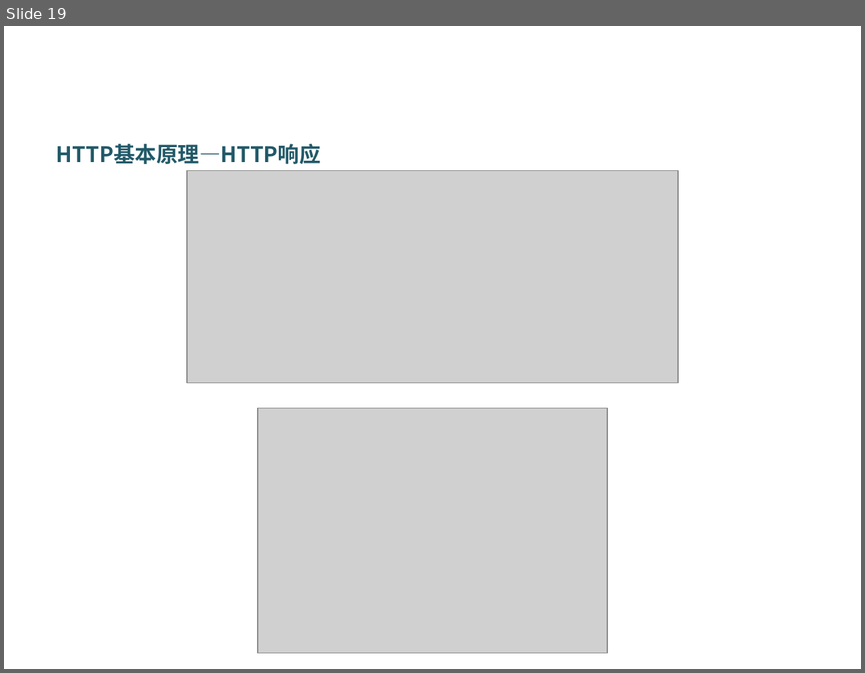
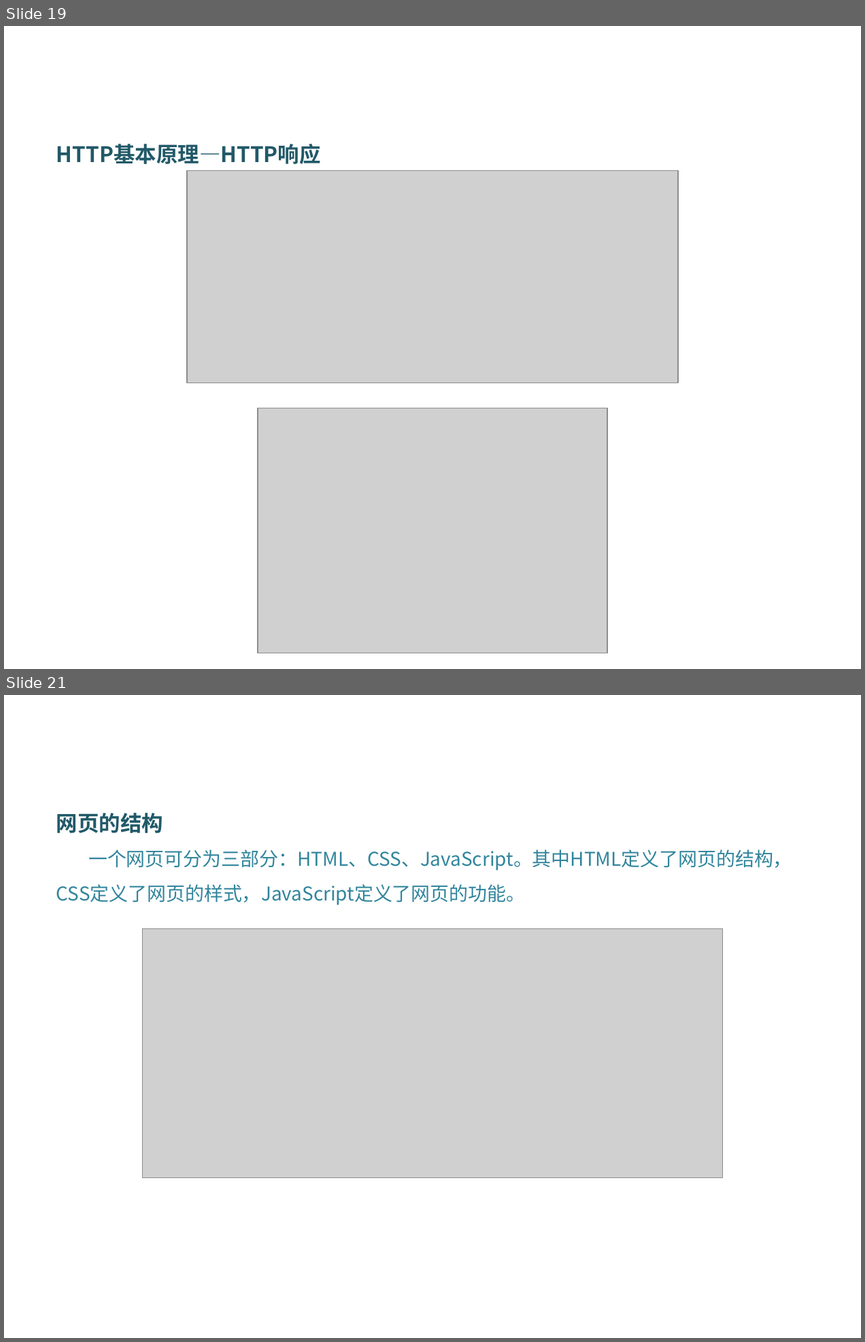
Before and after one commit to DataScienceCoding/Python-Web-Crawler, a slide deck: Python-Web-Crawler.pptx. Shown one above the other, each under a label of ours: slide 19 before the commit, slides 19 and 21 after it; the slides between them are not shown. The pictures are 865x673 and 865x1342 pixels, drawn with LibreOffice and Linux fonts; fonts in the diff are those of the drawing; grey boxes stand for pictures; background and template pictures are left out. Boxes give left, top, right and bottom in pixels: in the first picture for what was removed or moved away, otherwise in the second. Text is boxed around its words. In the diff, an @@ line names an element or a change of style, - is before the commit and + after.

```diff
--- a/Python-Web-Crawler.pptx
+++ b/Python-Web-Crawler.pptx
@@ slide 21 added at (4,695,861,1338), background picture (left out) @@
@@ text added at (56,813,792,905), 16 pt, text #31859C @@
+网页的结构
+一个网页可分为三部分：HTML、CSS、JavaScript。其中HTML定义了网页的结构，CSS定义了网页的样式，JavaScript定义了网页的功能。
@@ picture added at (143,929,723,1177) @@
```
Also in this commit, not shown: 1 slide changed, 15 other slides added, 9 other files.
